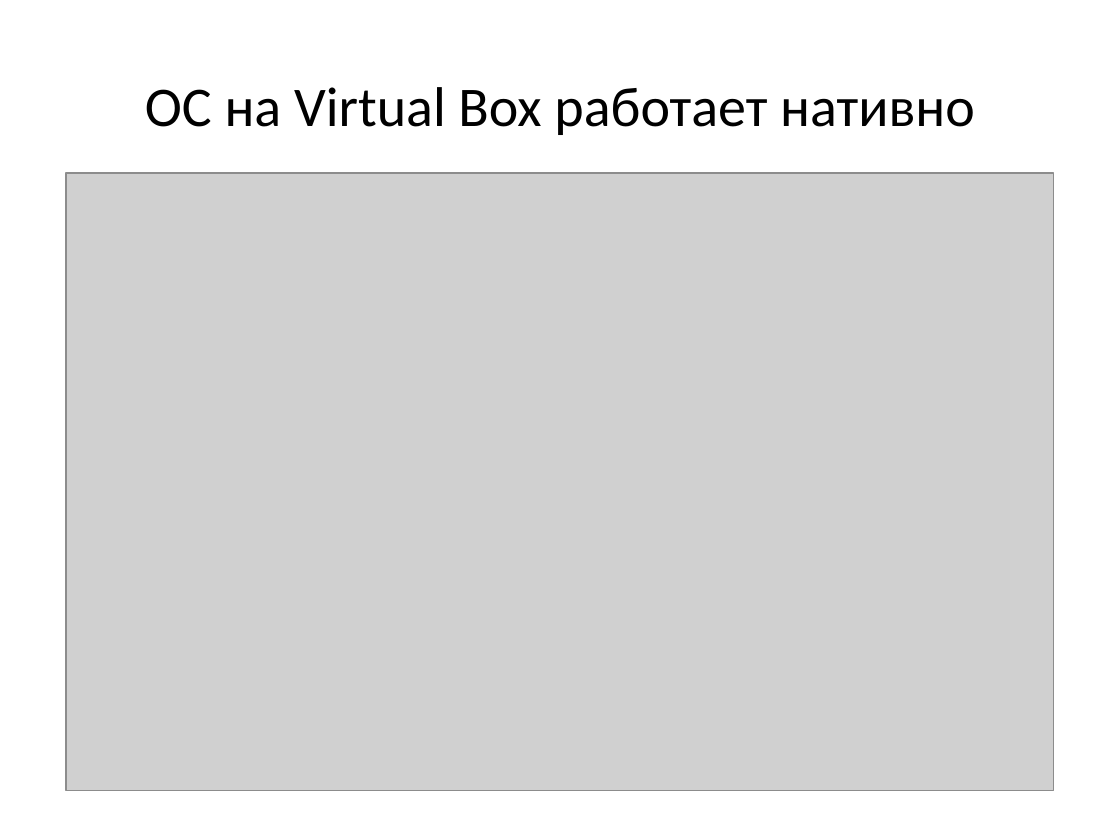
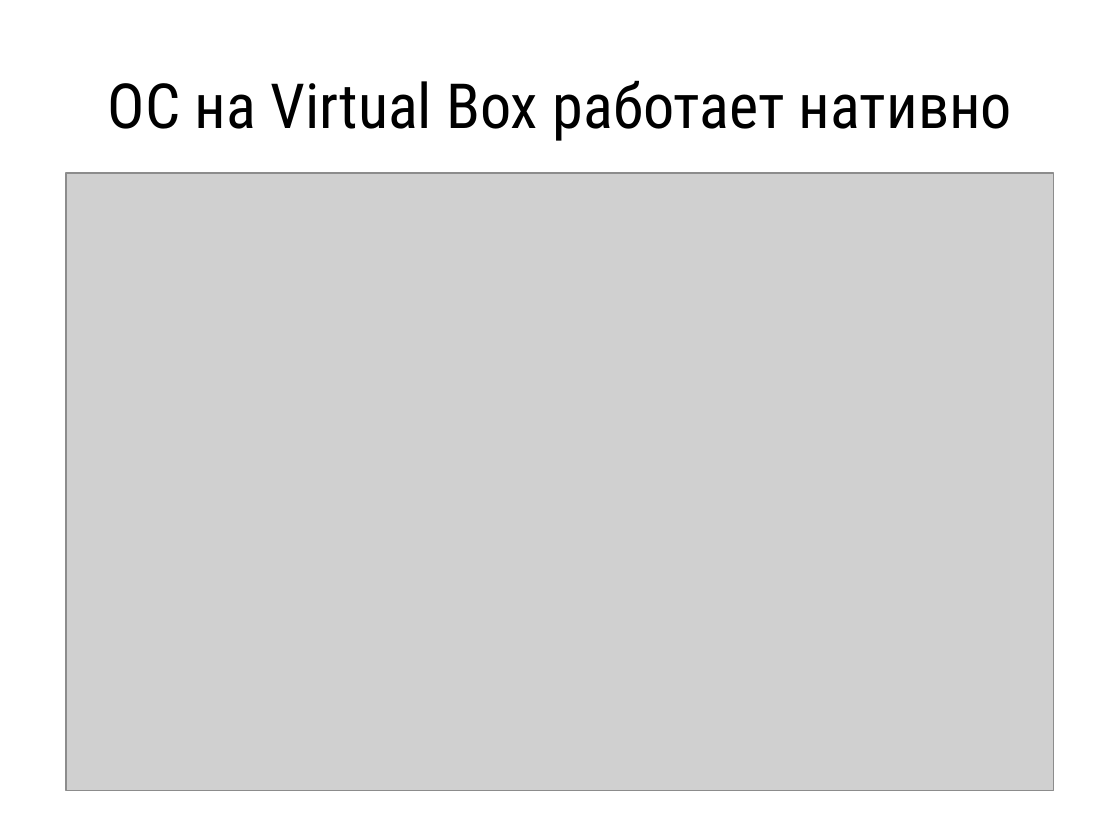
Before and after one commit to adilet-web-dev/university, a slide deck: slide 4 of Virtual Box.pptx. Drawn at 1120x840 pixels with LibreOffice and Linux fonts; fonts in the diff are those of the drawing; grey boxes stand for pictures. Boxes give left, top, right and bottom in pixels: in the first picture for what was removed or moved away, otherwise in the second. Text is boxed around its words. In the diff, an @@ line names an element or a change of style, - is before the commit and + after.

```diff
--- a/Virtual Box.pptx
+++ b/Virtual Box.pptx
@@ title "ОС на Virtual Box работает ..." at (108, 80, 1012, 141): size 36 to 40 pt, font Calibri to Roboto Condensed @@
```
Also in this commit, not shown: 2 other slides changed, 6 slides added, 5 slides removed.
